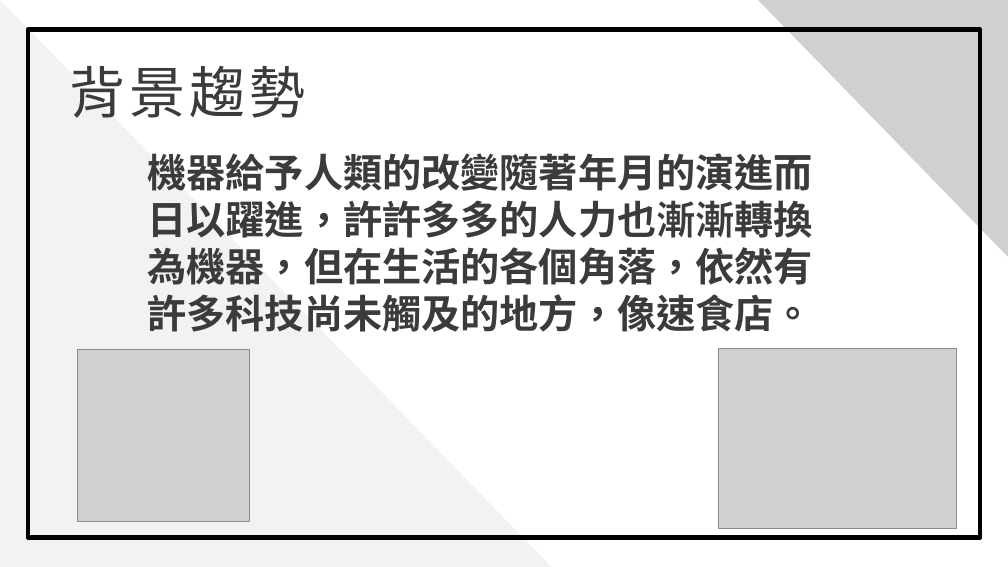
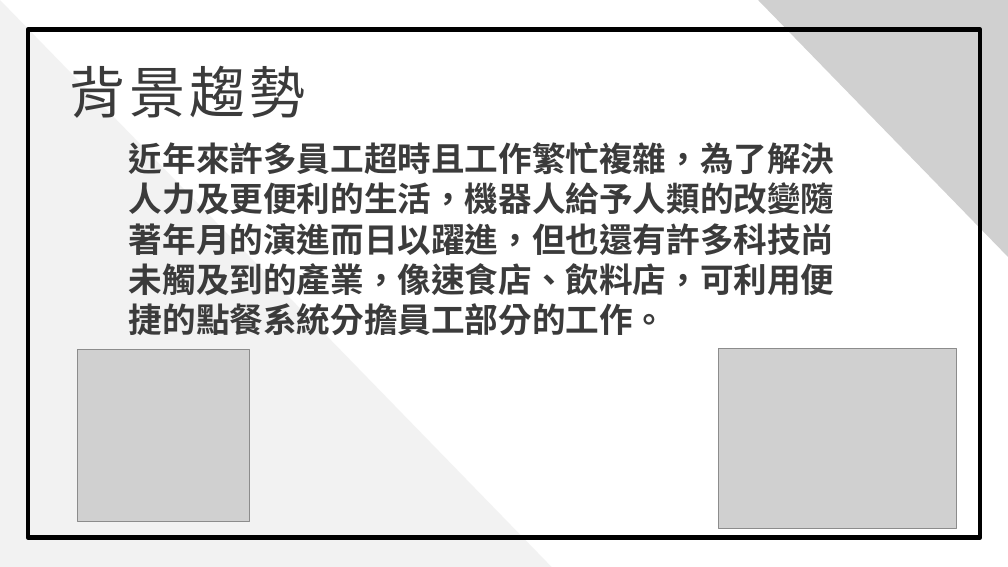
Before and after one commit to 0451030/108_SE_Team8, a slide deck: slide 3 of 軟體工程_期中報告.pptx. Drawn at 1008x567 pixels with LibreOffice and Linux fonts; fonts in the diff are those of the drawing; grey boxes stand for pictures; background and template pictures are left out. Boxes give left, top, right and bottom in pixels: in the first picture for what was removed or moved away, otherwise in the second. Text is boxed around its words. In the diff, an @@ line names an element or a change of style, - is before the commit and + after.

```diff
--- a/軟體工程_期中報告.pptx
+++ b/軟體工程_期中報告.pptx
@@ text at [129, 142, 835, 335]: text changed; size 28 to 24 pt @@
-機器給予人類的改變隨著年月的演進而日以躍進，許許多多的人力也漸漸轉換為機器，但在生活的各個角落，依然有許多科技尚未觸及的地方，像速食店。
+近年來許多員工超時且工作繁忙複雜，為了解決人力及更便利的生活，機器人給予人類的改變隨著年月的演進而日以躍進，但也還有許多科技尚未觸及到的產業，像速食店、飲料店，可利用便捷的點餐系統分擔員工部分的工作。
```
Also in this commit, not shown: 4 other slides changed, 4 slides added, 2 slides removed.
